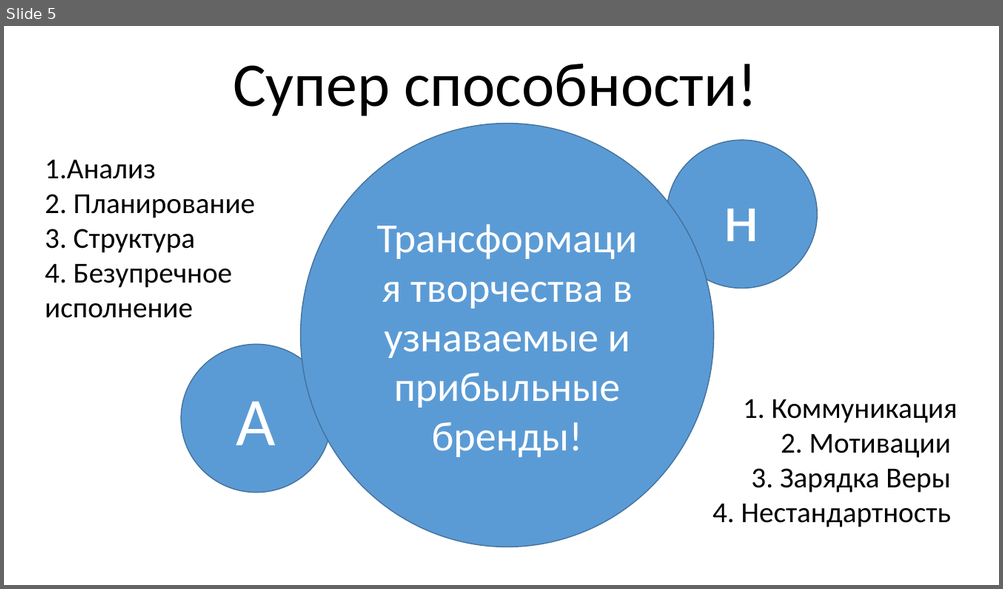
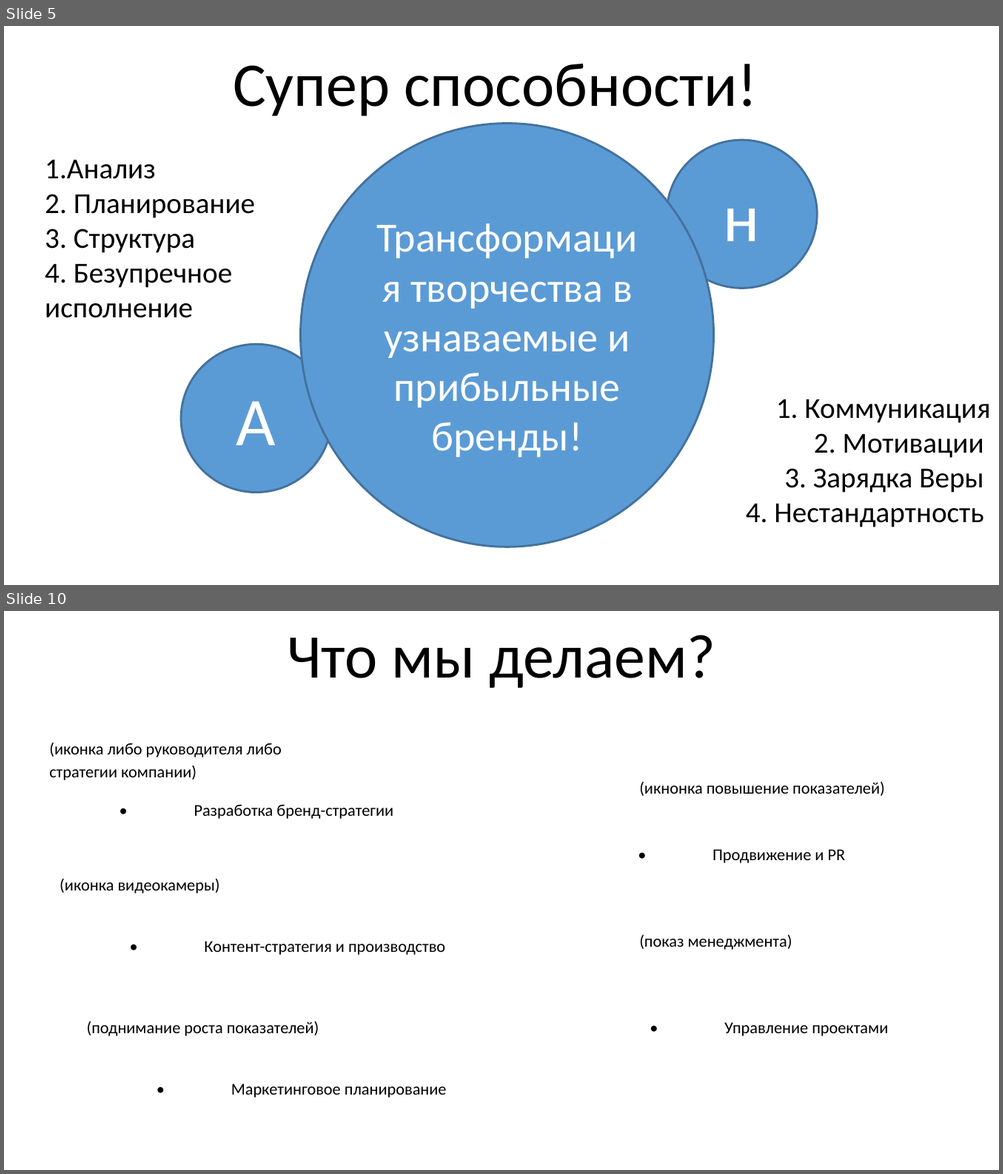
Before and after one commit to FeoFany/Garmony-of-Chaos, a slide deck: Docs/1. Презитанция.pptx. Shown one above the other, each under a label of ours: slide 5 before the commit, slides 5 and 10 after it; the slides between them are not shown. The pictures are 1003x589 and 1003x1174 pixels, drawn with LibreOffice and Linux fonts; fonts in the diff are those of the drawing. Boxes give left, top, right and bottom in pixels: in the first picture for what was removed or moved away, otherwise in the second. Text is boxed around its words. In the diff, an @@ line names an element or a change of style, - is before the commit and + after.

```diff
--- a/Docs/1. Презитанция.pptx
+++ b/Docs/1. Презитанция.pptx
@@ slide 10 added at (4, 611, 999, 1170), background #FFFFFF @@
@@ text added at (287, 635, 716, 688), 60 pt, text #000000 @@
+Что мы делаем?
@@ text added at (49, 743, 282, 780), 16 pt, text #000000 @@
+(иконка либо руководителя либо стратегии компании)
@@ text added at (639, 782, 885, 796), 16 pt, text #000000 @@
+(икнонка повышение показателей)
@@ text added at (194, 804, 393, 819), 16 pt, text #000000 @@
+• Разработка бренд-стратегии
@@ text added at (712, 849, 845, 863), 16 pt, text #000000 @@
+• Продвижение и PR
@@ text added at (60, 879, 220, 894), 16 pt, text #000000 @@
+(иконка видеокамеры)
@@ text added at (204, 941, 445, 955), 16 pt, text #000000 @@
+• Контент-стратегия и производство
@@ text added at (639, 935, 792, 950), 16 pt, text #000000 @@
+(показ менеджмента)
@@ text added at (87, 1022, 319, 1037), 16 pt, text #000000 @@
+(поднимание роста показателей)
@@ text added at (724, 1022, 888, 1037), 16 pt, text #000000 @@
+• Управление проектами
@@ text added at (231, 1084, 447, 1098), 16 pt, text #000000 @@
+• Маркетинговое планирование
@@ slide 5 changed as well @@
@@ outline #43739E 1 pt to #43739E 2 pt in 3 elements at (181, 345, 332, 493), (666, 140, 817, 289), (300, 124, 714, 548) @@
@@ text "1. Коммуникация": place and size @@
-text "1. Коммуникация" at (712, 399, 957, 528)
+text "1. Коммуникация" at (745, 399, 990, 528)
```
Also in this commit, not shown: 4 other slides changed, 6 other slides added, 7 slides removed.
